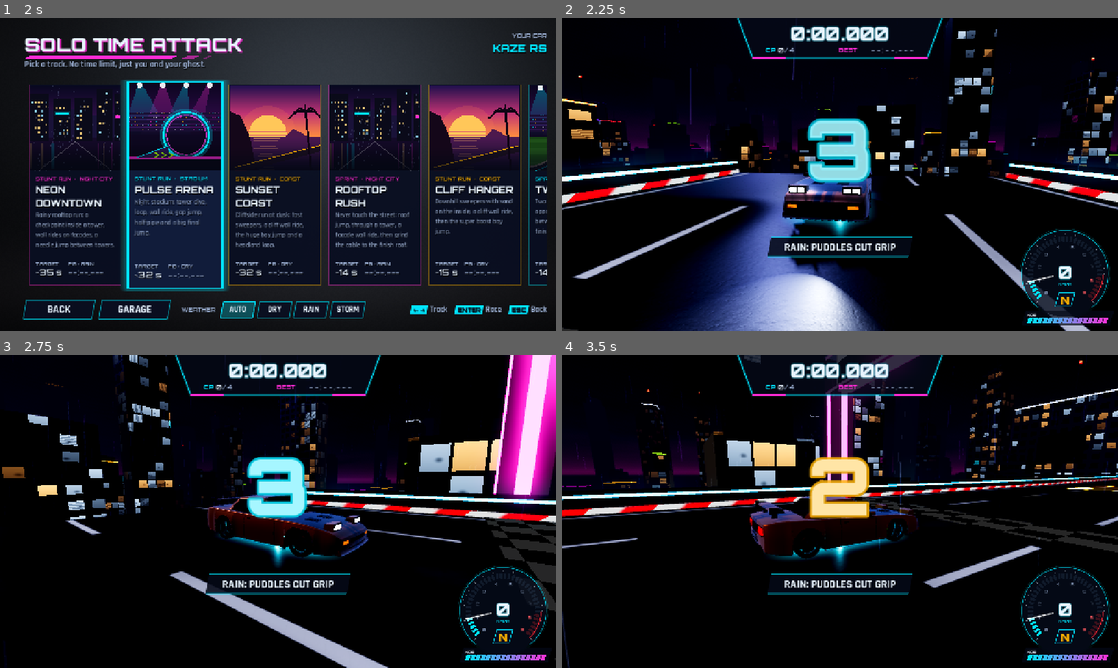
Above: before the commit, frames 1-4 (two rows, left to right).
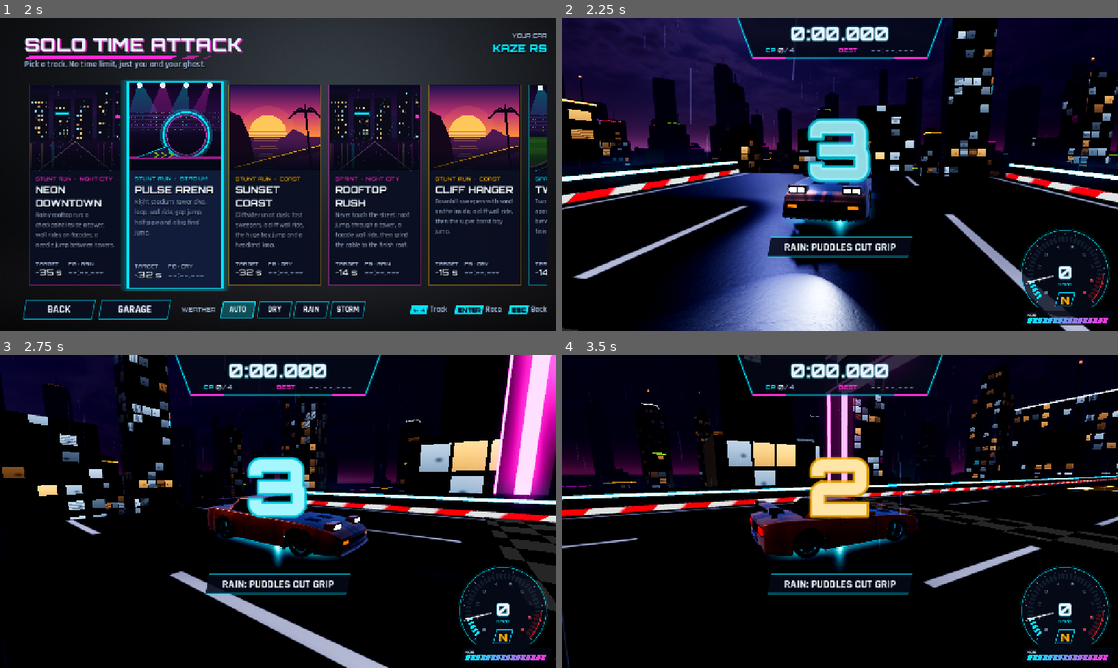
Above: after the commit, the same moments.

Repository: khanhonthetrack/speedfest
Game: Godot game, scene res://ui/main_menu.tscn
Two runs of this game, one before a commit and one after it. Both use one fixed random seed, a clock stepped at 60 frames per second and the inputs below.
Inputs (mouse positions are in pixels of both pictures, inside the frame that each line leads up to):
- Up to frame 1 (2 s): tap Enter at 0.5 s; move the mouse to (400, 158) at 0.52 s; hold D (steer_right) 0.53-1.25 s; hold C (camera_cycle) 0.53-1.25 s; click (400, 158) at 0.67 s; click (127, 127) at 1.25 s
- Up to frame 2 (2.25 s): click (639, 183) at 2.02 s
- Up to frame 3 (2.75 s): no input
- Up to frame 4 (3.5 s): drag from (728, 527) to (812, 574) at 2.77 s

Frame 1 is identical in both runs. In frame 2, 18% of the frame differs, in the area x 0-100%, y 0-43%; in frame 3, 4.6%; in frame 4, 0.2%.

Commit message:
scenery: photographed CC0 skies (Poly Haven HDRIs) blended over the procedural sky
tools/textures/fetch_hdri.py converts three pure-sky HDRIs into 1K (all builds) and 2K (desktop)
equirect JPEGs plus a generated table; env_sky.gdshader blends the photo under the procedural
glow/stars/sun; SceneryEnv aligns the photo's sun/moon with the scene light. Docs: ASSETS,
ARCHITECTURE, PROGRESS, PLAN, HANDOFF.

Co-Authored-By: Claude Opus 5.5 <noreply@anthropic.com>
Claude-Session: https://claude.ai/code/session_01CMDh9pTv1h5xawNJJ9eFH2

Diff:
--- a/game/shaders/env_sky.gdshader
+++ b/game/shaders/env_sky.gdshader
@@ -38,6 +38,21 @@
 
 uniform float star_amount = 0.0;
 uniform float energy = 1.0;
+
+// Photographed sky (session 7: Poly Haven CC0 panoramas, res://assets/sky/, SceneryEnv). The
+// procedural sky above stays underneath; pano_amount blends the photo over it. Direction mapping
+// (same as tools/textures/fetch_hdri.py): u = fract(atan(d.x, -d.z) / TAU + pano_rotation),
+// v = acos(d.y) / PI. The glow band, stars and the sun disk are drawn on top of the photo.
+uniform sampler2D panorama : source_color, filter_linear, repeat_enable;
+uniform float pano_amount = 0.0;
+uniform float pano_exposure = 1.0;          // linear multiplier (already divided by the encode scale)
+uniform vec3 pano_tint : source_color = vec3(1.0);
+uniform float pano_saturation = 1.0;
+uniform float pano_rotation = 0.0;          // turns (0..1)
+uniform float pano_glow_keep = 1.0;         // how much of the procedural horizon glow stays on the photo
+uniform float pano_star_keep = 0.0;         // procedural stars over the photo (sharper than its pixels)
+uniform float pano_ground_keep = 0.0;       // photo below the horizon (0 = the procedural ground)
+uniform vec3 pano_top_tint : source_color = vec3(1.0);   // grade toward the zenith (deeper dusk tops)
 
 float hash12(vec2 p) {
 	vec3 p3 = fract(vec3(p.xyx) * 0.1031);
@@ -112,6 +127,26 @@
 		cc += sun_color * sl * (1.2 - c * 0.6);
 		col = mix(col, cc, c * 0.92);
 	}
+	// photographed sky over the procedural one (glow band and stars added back on top)
+	if (pano_amount > 0.0) {
+		float u = fract(atan(d.x, -d.z) / 6.2831853 + pano_rotation);
+		float v = acos(clamp(y, -1.0, 1.0)) / 3.1415927;
+		vec3 p = textureLod(panorama, vec2(u, v), 0.0).rgb;
+		float pl = dot(p, vec3(0.2126, 0.7152, 0.0722));
+		p = mix(vec3(pl), p, pano_saturation) * pano_tint * pano_exposure;
+		p *= mix(vec3(1.0), pano_top_tint, clamp(pow(max(y, 0.0), 0.7), 0.0, 1.0));
+		p += glow_color * glow_strength * gband * gmask * pano_glow_keep;
+		if (pano_star_keep > 0.0 && y > 0.0) {
+			vec3 sp = d * 320.0;
+			vec3 ci = floor(sp);
+			float s = hash12(ci.xy + ci.z * 7.31);
+			float tw = hash12(ci.zx + 3.7);
+			float dotm = smoothstep(0.4, 0.05, length(fract(sp) - 0.5));
+			float star = step(1.0 - 0.025 * star_amount, s) * dotm * smoothstep(0.0, 0.3, y) * (0.3 + tw);
+			p += vec3(0.8, 0.85, 1.0) * star * 1.2 * pano_star_keep;
+		}
+		col = mix(col, p, pano_amount * mix(pano_ground_keep, 1.0, smoothstep(-0.08, 0.0, y)));
+	}
 	// sun disk + halo (in front of thin cloud)
 	if (sun_strength > 0.0) {
 		float disk = smoothstep(cos(sun_size), cos(sun_size * 0.85), sdot);
--- a/game/tracks/scenery/scenery_env.gd
+++ b/game/tracks/scenery/scenery_env.gd
@@ -10,6 +10,9 @@
 var sun: DirectionalLight3D
 var sky_material: ShaderMaterial
 var _authored: Dictionary = {}
+var _pano_amount := 0.0
+
+const SkyPanoramas := preload("res://tracks/scenery/sky_panoramas.gd")
 
 const _TUNED_PROPS := ["ssr_enabled", "ssao_enabled", "ssil_enabled", "sdfgi_enabled", "volumetric_fog_enabled", "glow_enabled"]
 
@@ -39,6 +42,8 @@
 func retune() -> void:
 	for k in _authored:
 		env.set(k, _authored[k])
+	# quality 0 (weak devices) keeps the procedural sky only
+	sky_material.set_shader_parameter("pano_amount", _pano_amount if Settings.quality >= 1 else 0.0)
 	Settings.tune_environment(env)
 	_quality_extras()
 	Settings.tune_sun(sun)
@@ -86,6 +91,37 @@
 		sky_material.set_shader_parameter(k, params[k])
 
 
+## Photographed sky (session 7): a Poly Haven CC0 panorama (tools/textures/fetch_hdri.py) blended
+## over the procedural sky. 2K on desktop High/Ultra, 1K elsewhere (web). params: the env_sky
+## "pano_*" uniforms; "pano_exposure" is relative to the photo's real brightness; "align_dir" turns
+## the panorama so its brightest spot (sun or moon) sits at that direction's azimuth.
+func _panorama(params: Dictionary) -> void:
+	if not SkyPanoramas.SKIES.has(theme):
+		return
+	var tex: Texture2D = null
+	var paths: Array[String] = ["res://assets/sky/%s_sky.jpg" % theme]
+	if not Settings.is_compat() and Settings.quality >= 2:
+		paths.push_front("res://assets/hd/sky/%s_sky.jpg" % theme)
+	for path in paths:
+		if ResourceLoader.exists(path):
+			tex = load(path) as Texture2D
+			break
+	if tex == null:
+		return
+	var row: Dictionary = SkyPanoramas.SKIES[theme]
+	var p := params.duplicate()
+	p["panorama"] = tex
+	p["pano_exposure"] = float(params.get("pano_exposure", 1.0)) / float(row["scale"])
+	if p.has("align_dir"):
+		var a: Vector3 = p["align_dir"]
+		var want := fposmod(atan2(a.x, -a.z) / TAU, 1.0)
+		p["pano_rotation"] = fposmod(float(row["bright_u"]) - want, 1.0)
+		p.erase("align_dir")
+	_pano_amount = float(p.get("pano_amount", 1.0))
+	p.erase("pano_amount")
+	_sky(p)
+
+
 func _glow_levels(levels: Array) -> void:
 	for i in levels.size():
 		env.set_glow_level(i, levels[i])
@@ -104,6 +140,10 @@
 		"cloud_dark": Color(0.02, 0.02, 0.05), "cloud_lit": Color(0.22, 0.1, 0.24),
 		"cloud_lit_from_below": 1.1, "star_amount": 0.0, "energy": 1.0,
 	})
+	# photo: overcast night with the moon breaking through, graded violet and lit from below by
+	# the city glow (kept on top)
+	_panorama({"pano_exposure": 0.3, "pano_tint": Color(0.75, 0.6, 1.0), "pano_saturation": 0.6,
+		"pano_glow_keep": 1.0, "align_dir": moon_dir})
 	sun.light_color = Color(0.55, 0.62, 0.95)
 	sun.light_energy = 0.32
 	sun.basis = Basis.looking_at(-moon_dir, Vector3.UP)
@@ -155,6 +195,9 @@
 		"cloud_dark": Color(0.02, 0.02, 0.03), "cloud_lit": Color(0.16, 0.16, 0.19),
 		"cloud_lit_from_below": 1.0, "star_amount": 1.0, "energy": 1.0,
 	})
+	# photo: clear moonlit night (the moon sits behind the key light); sharp procedural stars on top
+	_panorama({"pano_exposure": 0.32, "pano_tint": Color(0.8, 0.88, 1.0), "pano_saturation": 0.8,
+		"pano_glow_keep": 0.6, "pano_star_keep": 0.5, "align_dir": key_dir})
 	sun.light_color = Color(0.95, 0.96, 1.0)
 	sun.light_energy = 0.9
 	sun.basis = Basis.looking_at(-key_dir, Vector3.UP)
@@ -192,6 +235,11 @@
 func _coast() -> void:
 	# Dusk: low warm sun over the sea, pink-orange clouds, deep blue zenith.
 	var sun_dir := Vector3(-0.62, 0.075, -0.78).normalized()
+	if SkyPanoramas.SKIES.has("coast") and Settings.quality >= 1:
+		# the photographed sun sits lower than the procedural one: light from where it is seen
+		var el := (0.5 - float(SkyPanoramas.SKIES["coast"]["bright_v"])) * PI
+		var flat := Vector3(sun_dir.x, 0.0, sun_dir.z).normalized()
+		sun_dir = (flat * cos(el) + Vector3.UP * sin(el)).normalized()
 	_sky({
 		"zenith_color": Color(0.05, 0.09, 0.28), "sky_color": Color(0.28, 0.26, 0.5),
 		"horizon_color": Color(1.0, 0.5, 0.28), "ground_color": Color(0.12, 0.08, 0.12),
@@ -205,6 +253,10 @@
 		"cloud_dark": Color(0.28, 0.18, 0.32), "cloud_lit": Color(1.0, 0.55, 0.45),
 		"cloud_lit_from_below": 0.5, "cloud_sun_lit": 1.4, "star_amount": 0.25, "energy": 1.0,
 	})
+	# photo: low sun under a cloud deck over open water; the procedural sun disk and a little of
+	# the warm glow band stay on top
+	_panorama({"pano_exposure": 0.08, "pano_tint": Color(1.05, 0.93, 0.92), "pano_saturation": 1.3,
+		"pano_top_tint": Color(0.45, 0.4, 0.9), "pano_glow_keep": 0.35, "align_dir": sun_dir})
 	sun.light_color = Color(1.0, 0.62, 0.36)
 	sun.light_energy = 1.7
 	sun.basis = Basis.looking_at(-sun_dir, Vector3.UP)
--- /dev/null
+++ b/game/tracks/scenery/sky_panoramas.gd
@@ -0,0 +1,11 @@
+## GENERATED by tools/textures/fetch_hdri.py. Do not edit: re-run the script.
+## Sky panoramas (Poly Haven CC0 HDRIs, docs/ASSETS.md): res://assets/sky/<theme>_sky.jpg (1K, all
+## builds) and res://assets/hd/sky/<theme>_sky.jpg (2K, desktop). "scale" is the linear factor the
+## HDR was multiplied by before 8-bit encoding (divide it out); "bright_u"/"bright_v" locate the
+## brightest spot (the sun) in the shader's equirect convention (see env_sky.gdshader).
+
+const SKIES := {
+	"city": {"id": "kloppenheim_07_puresky", "scale": 0.89223, "bright_u": 0.60181, "bright_v": 0.28174},
+	"arena": {"id": "kloppenheim_02_puresky", "scale": 0.68994, "bright_u": 0.59937, "bright_v": 0.40283},
+	"coast": {"id": "belfast_sunset_puresky", "scale": 0.07043, "bright_u": 0.60815, "bright_v": 0.48682},
+}
Binary file added: game/assets/hd/sky/arena_sky.jpg
Not shown, added: game/assets/hd/sky/arena_sky.jpg.import
Binary file added: game/assets/hd/sky/city_sky.jpg
Not shown, added: game/assets/hd/sky/city_sky.jpg.import
Binary file added: game/assets/hd/sky/coast_sky.jpg
Not shown, added: game/assets/hd/sky/coast_sky.jpg.import
Binary file added: game/assets/sky/arena_sky.jpg
Not shown, added: game/assets/sky/arena_sky.jpg.import
Binary file added: game/assets/sky/city_sky.jpg
Not shown, added: game/assets/sky/city_sky.jpg.import
Binary file added: game/assets/sky/coast_sky.jpg
Not shown, added: game/assets/sky/coast_sky.jpg.import
(and 7 more such lines)
